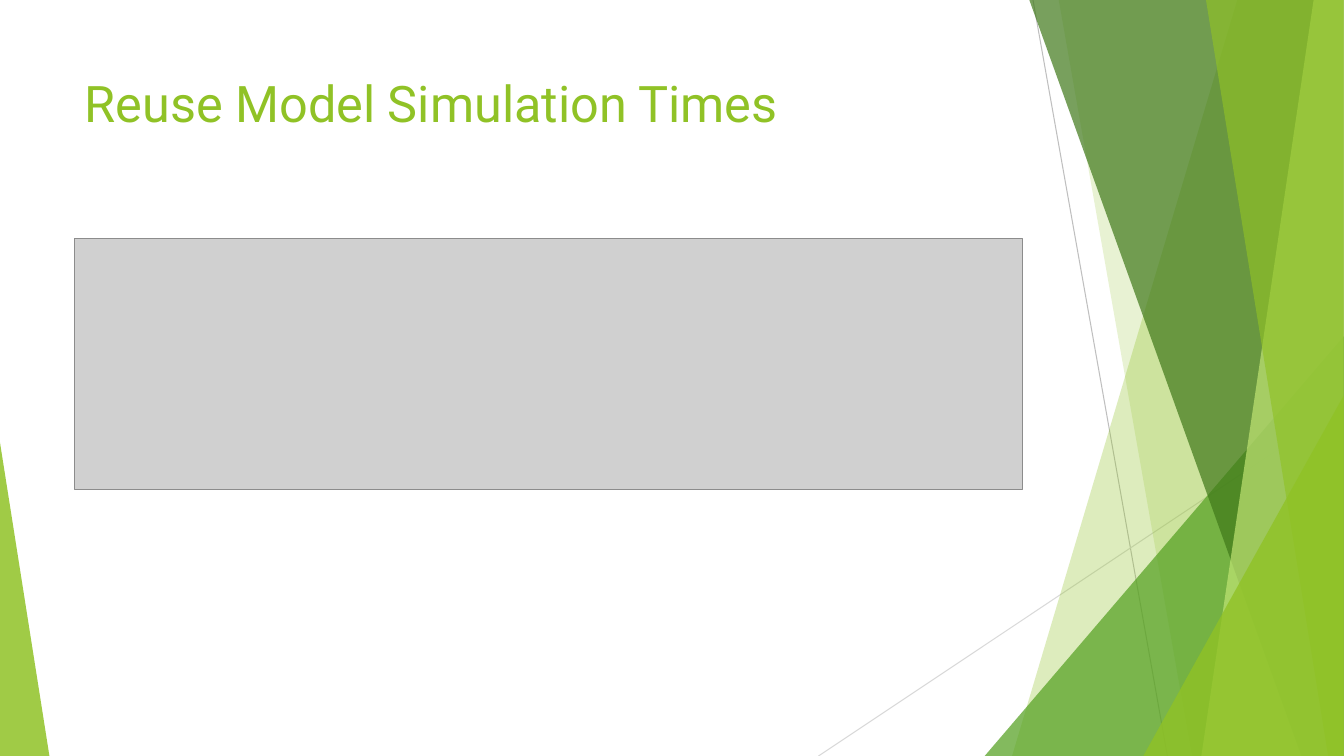
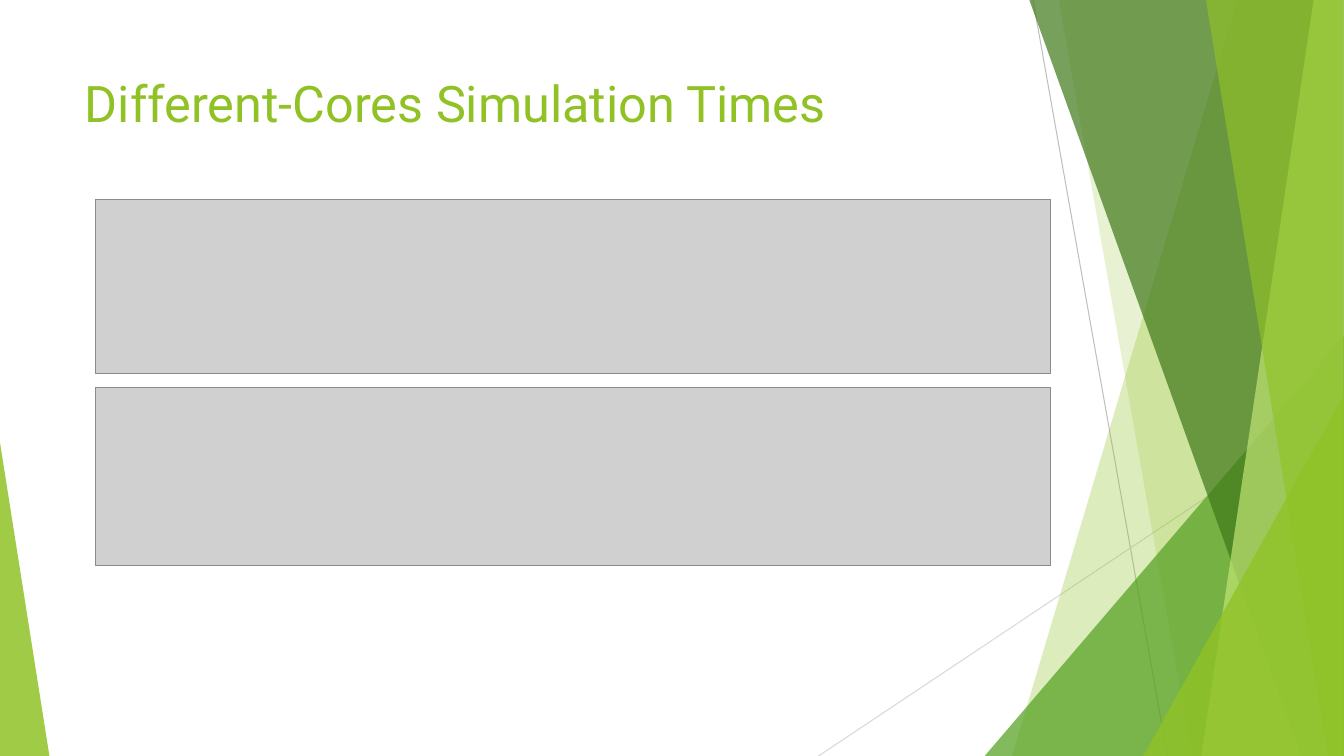
Before and after one commit to andy39866821/EE6470-Implement-of-Many-Core-System-Final_Project, a slide deck: slide 26 of 多核心系統_final.pptx (slide 28 before the commit). Drawn at 1344x756 pixels with LibreOffice and Linux fonts; fonts in the diff are those of the drawing; grey boxes stand for pictures. Boxes give left, top, right and bottom in pixels: in the first picture for what was removed or moved away, otherwise in the second. Text is boxed around its words. In the diff, an @@ line names an element or a change of style, - is before the commit and + after.

Commit message:
modify bitwidth, record simulation data

```diff
--- a/多核心系統_final.pptx
+++ b/多核心系統_final.pptx
@@ title at [85,83,825,123]: text changed @@
-Reuse Model Simulation Times
+Different-Cores Simulation Times
@@ picture added at [95,200,1051,374] @@
@@ picture removed at [75,238,1022,489] @@
@@ picture added at [95,387,1051,566] @@
```
Also in this commit, not shown: 4 other slides changed, 5 slides added, 5 slides removed, 24 other files.
